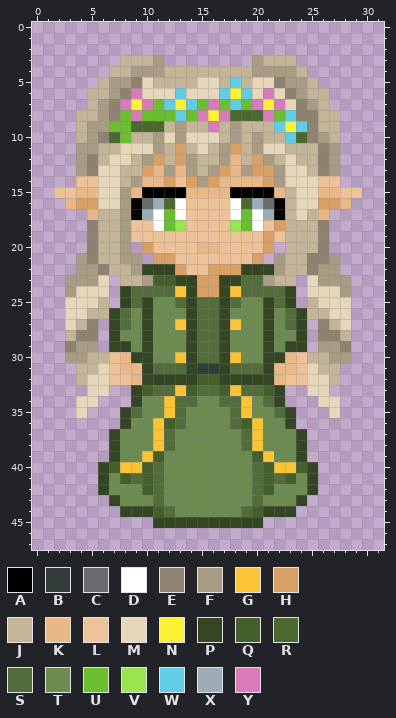
Pixel-art sprite -- Assets/Sprite/Player_Anabelle.png. This is how it looked before the edit.
The file is 32x48 pixels.
Palette (. is transparent): A #000000  B #323c39  C #696a6a  D #ffffff  E #8d8370  F #a99c84  G #fbc436  H #d9a066  J #c5b598  K #e9b889  L #eec39a  M #e6d6ba  N #fbf236  P #334523  Q #445e2c  R #4b692f  S #526c3b  T #6c8b50  U #6abe30  V #99e550  W #5fcde4  X #9badb7  Y #d77bba
Pixels before, first column x 2:
 3 ......JJJF........FJJJ......
 4 .....JJFFFJJJJJJJJFFFFJ.....
 5 ....JFFEMJJJJMMJWJMMEFFJ....
 6 ...JJFEYMMMWMMMWNWMYMEFJJ...
 7 ...JFEYNYUWNWUYUWUYNYMEFJ...
 8 ..JJFEUYUUUWUYNYRRRYUWEEJJ..
 9 ..JFFUURRRJFJJYJFJJJWNWEJJ..
10 ..JFERUJJFMFMMMJFJFJJWREFJ..
11 ..FFJJMMMFJHJMJFHJFMMJJJEF..
12 ..FEJMMJFHJHFJJFKJHFJMJJEF..
13 ..FEMMJJHKFKFJFHKFHHFMMJEF..
14 ..LLMMJFKKHLHFHKKKKHFMMMLL..
15 LLKKMMFKAAAAKKKKAAAAKJMMKKLL
16 .KHHMMFACXRDLLLLDRXCAJMMHHK.
17 ...KJJFAXDUDLLLLDUDXAJMJK...
18 ...EJJFLLDUVLLLLVUDLHJJJE...
19 ...EJJFLLLLLLLLLLLLHLJJJE...
20 ...EJJF.HLLLLKKLLLLH.JJJE...
21 ..FEJJFF.HHLLLLLLLH.FJJEEF..
22 ..FFEJJFPPPHLLHHHPPPFJJEFF..
23 .FFFM.JJFQQPPHHPPSSFJJ.MFFF.
24 .FMMM.PSSSSGPHHPGSSSSP.MMMF.
25 .MMMJ.PSPTTSPSSPSTTPSP.JMMM.
26 .MMJJPSTPTTTPSSPTTTPTSPJJMM.
27 .MJE.PSTPTTGPSSPGTTPTSP.EJM.
28 .JEE.PTTPTTTPSSPTTTPTTP.EEJ.
29 .EFF.PPTPTTTPSSPTTTPTPP.FFE.
30 .FFJJLKPPTTGPSSPGTTPPKLJJFF.
31 ..JJMLKKPSSSPBBPSSSPKKLMJJ..
32 ..JMMLLKPPPPPQQPPPPPKLLMMJ..
33 ...MM..PQSSGQSSQGSSQP..MM...
34 ..MM...PTTGSSTTSSGTSP...MM..
35 ..M...PSTTGSTTTTSGTTSP...M..
36 ......PTTGQSTTTTSQGTTP......
37 .....PTTTGSTTTTTTSGTTTP.....
38 .....PTTTGSTTTTTTSGTTTP.....
39 .....PTTGQTTTTTTTTQGTTP.....
40 ....PQGGQSTTTTTTTTSQGGQP....
41 ....PTQSQSTTTTTTTTSQSQTP....
42 ....PTTTQSTTTTTTTTSQTTTP....
43 .....PTTTSTTTTTTTTSTTTP.....
44 ......PPPQSTTTTTTSQPPP......
45 .........PPPPPPPPPP.........
After the commit:
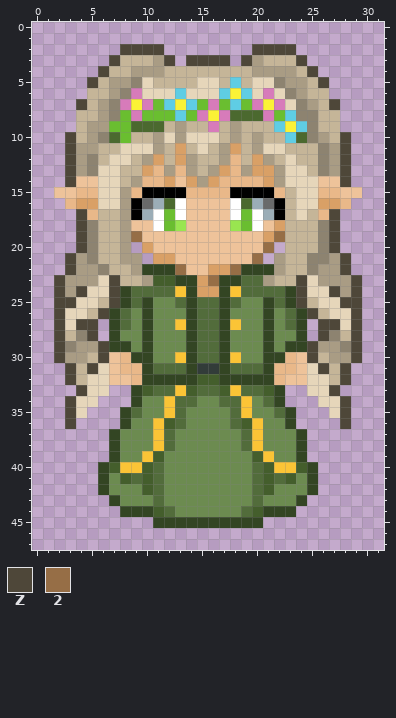
Colours new in this view: Z #4e4739  2 #966e46
Commit: Add Arta in Player Movement
The exact change:
{"y":2,"x":8,"old":"....","new":"ZZZZ"}
{"y":2,"x":20,"old":"....","new":"ZZZZ"}
{"y":3,"x":7,"old":".","new":"Z"}
{"y":3,"x":12,"old":".","new":"Z"}
{"y":3,"x":14,"old":"....","new":"ZZZZ"}
{"y":3,"x":19,"old":".","new":"Z"}
{"y":3,"x":24,"old":".","new":"Z"}
{"y":4,"x":6,"old":".","new":"Z"}
{"y":4,"x":25,"old":".","new":"Z"}
{"y":5,"x":5,"old":".","new":"Z"}
{"y":5,"x":26,"old":".","new":"Z"}
{"y":7,"x":4,"old":".","new":"Z"}
{"y":7,"x":27,"old":".","new":"Z"}
{"y":10,"x":3,"old":".","new":"Z"}
{"y":10,"x":28,"old":".","new":"Z"}
{"y":11,"x":3,"old":".","new":"Z"}
{"y":11,"x":28,"old":".","new":"Z"}
{"y":12,"x":3,"old":".","new":"Z"}
{"y":12,"x":28,"old":".","new":"Z"}
{"y":13,"x":3,"old":".","new":"Z"}
{"y":13,"x":28,"old":".","new":"Z"}
{"y":14,"x":3,"old":".","new":"Z"}
{"y":14,"x":28,"old":".","new":"Z"}
{"y":17,"x":4,"old":".","new":"Z"}
{"y":17,"x":27,"old":".","new":"Z"}
{"y":18,"x":4,"old":".","new":"Z"}
{"y":18,"x":27,"old":".","new":"Z"}
{"y":19,"x":4,"old":".","new":"Z"}
{"y":19,"x":9,"old":"L","new":"2"}
{"y":19,"x":22,"old":"L","new":"2"}
{"y":19,"x":27,"old":".","new":"Z"}
{"y":20,"x":4,"old":".","new":"Z"}
{"y":20,"x":15,"old":"KK","new":"LL"}
{"y":20,"x":21,"old":"H","new":"2"}
{"y":20,"x":27,"old":".","new":"Z"}
{"y":21,"x":3,"old":".","new":"Z"}
{"y":21,"x":20,"old":"H","new":"2"}
{"y":21,"x":28,"old":".","new":"Z"}
{"y":22,"x":3,"old":".","new":"Z"}
{"y":22,"x":13,"old":"H","new":"2"}
{"y":22,"x":18,"old":"H","new":"2"}
{"y":22,"x":28,"old":".","new":"Z"}
{"y":23,"x":2,"old":".","new":"Z"}
{"y":23,"x":7,"old":".","new":"Z"}
{"y":23,"x":16,"old":"H","new":"2"}
{"y":23,"x":24,"old":".","new":"Z"}
{"y":23,"x":29,"old":".","new":"Z"}
{"y":24,"x":2,"old":".","new":"Z"}
{"y":24,"x":4,"old":"M","new":"Z"}
{"y":24,"x":7,"old":".","new":"Z"}
{"y":24,"x":24,"old":".","new":"Z"}
{"y":24,"x":27,"old":"M","new":"Z"}
{"y":24,"x":29,"old":".","new":"Z"}
{"y":25,"x":2,"old":".M","new":"ZZ"}
{"y":25,"x":7,"old":".","new":"Z"}
{"y":25,"x":24,"old":".","new":"Z"}
{"y":25,"x":28,"old":"M.","new":"ZZ"}
{"y":26,"x":2,"old":".","new":"Z"}
{"y":26,"x":6,"old":"J","new":"Z"}
{"y":26,"x":25,"old":"J","new":"Z"}
{"y":26,"x":29,"old":".","new":"Z"}
{"y":27,"x":2,"old":".","new":"Z"}
{"y":27,"x":4,"old":"JE","new":"ZZ"}
{"y":27,"x":26,"old":"EJ","new":"ZZ"}
{"y":27,"x":29,"old":".","new":"Z"}
{"y":28,"x":2,"old":".","new":"Z"}
{"y":28,"x":5,"old":"E","new":"Z"}
{"y":28,"x":26,"old":"E","new":"Z"}
{"y":28,"x":29,"old":".","new":"Z"}
{"y":29,"x":2,"old":".","new":"Z"}
{"y":29,"x":6,"old":".","new":"Z"}
{"y":29,"x":25,"old":".","new":"Z"}
{"y":29,"x":29,"old":".","new":"Z"}
{"y":30,"x":2,"old":".","new":"Z"}
{"y":30,"x":6,"old":"J","new":"Z"}
{"y":30,"x":25,"old":"J","new":"Z"}
{"y":30,"x":29,"old":".","new":"Z"}
{"y":31,"x":3,"old":".","new":"Z"}
{"y":31,"x":5,"old":"J","new":"Z"}
{"y":31,"x":26,"old":"J","new":"Z"}
{"y":31,"x":28,"old":".","new":"Z"}
{"y":32,"x":3,"old":".","new":"Z"}
{"y":32,"x":28,"old":".","new":"Z"}
{"y":33,"x":4,"old":".","new":"Z"}
{"y":33,"x":27,"old":".","new":"Z"}
{"y":34,"x":3,"old":".","new":"Z"}
{"y":34,"x":28,"old":".","new":"Z"}
{"y":35,"x":3,"old":".","new":"Z"}
{"y":35,"x":28,"old":".","new":"Z"}
{"y":36,"x":3,"old":".","new":"Z"}
{"y":36,"x":28,"old":".","new":"Z"}
